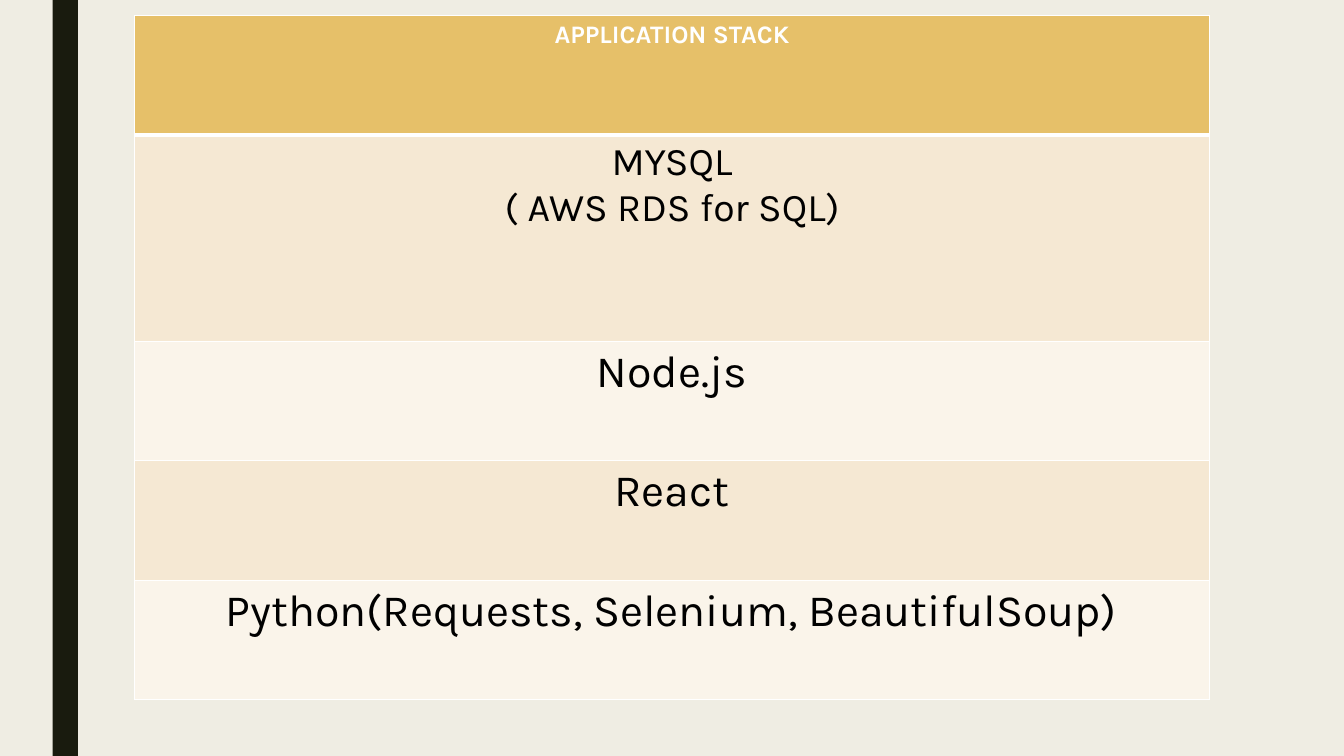
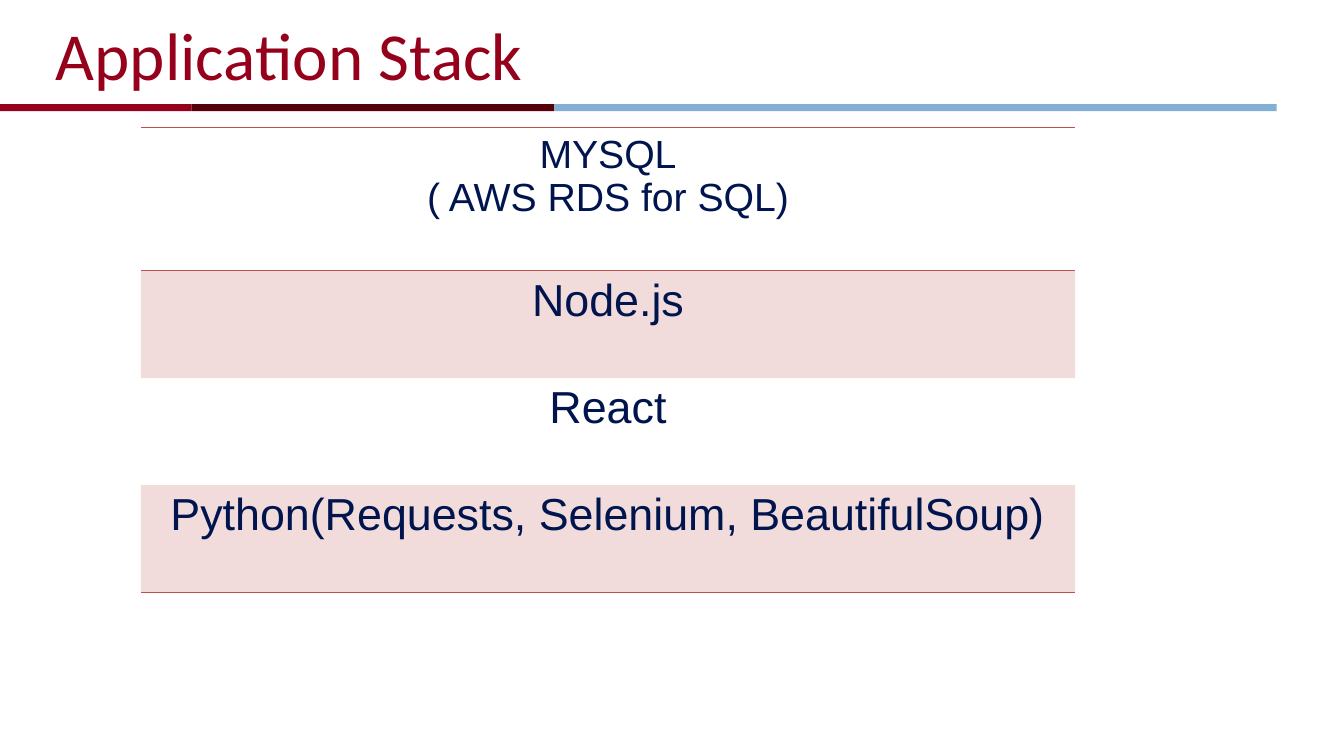
Before and after one commit to ShrivatsAgrawal/CIS550_Project_OPUS, a slide deck: slide 10 of Docs/finalcis550project.pptx. Drawn at 1344x756 pixels with LibreOffice and Linux fonts; fonts in the diff are those of the drawing; background and template pictures are left out. Boxes give left, top, right and bottom in pixels: in the first picture for what was removed or moved away, otherwise in the second. Text is boxed around its words. In the diff, an @@ line names an element or a change of style, - is before the commit and + after.

```diff
--- a/Docs/finalcis550project.pptx
+++ b/Docs/finalcis550project.pptx
@@ background #EFEDE3 to #FFFFFF @@
@@ rectangle removed at bbox=[52, 0, 78, 756] @@
@@ title added at bbox=[56, 33, 523, 91], 48 pt, text #95001A @@
+Application Stack
@@ rectangle added at bbox=[0, 104, 192, 111], fill #95001A @@
@@ rectangle added at bbox=[192, 104, 555, 111], fill #57000A @@
@@ rectangle added at bbox=[555, 104, 1277, 111], fill #82AFD3 @@
@@ table at bbox=[141, 128, 1076, 593] @@
-row 1: APPLICATION STACK
@@ table: place and size @@
-table at bbox=[134, 15, 1210, 700]
+table at bbox=[141, 128, 1076, 593]
```
Also in this commit, not shown: 16 other slides changed, 1 slide added, 1 slide removed.
